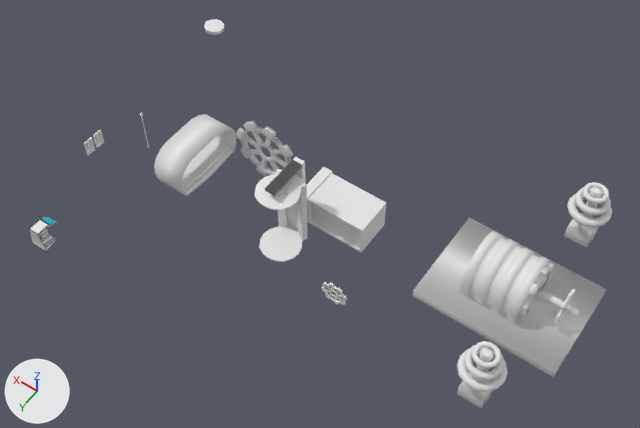
The Blender file Blender work files/space_0.2.blend as it was, and as the next commit left it.
Before and after are seen from a 50 mm lens placed at (-44.3, 15.8, 59.9), pointed at (-18.6, -20.2, 3.4). The axes (+X, +Y, +Z) are drawn at lower left. The lights are the same throughout.
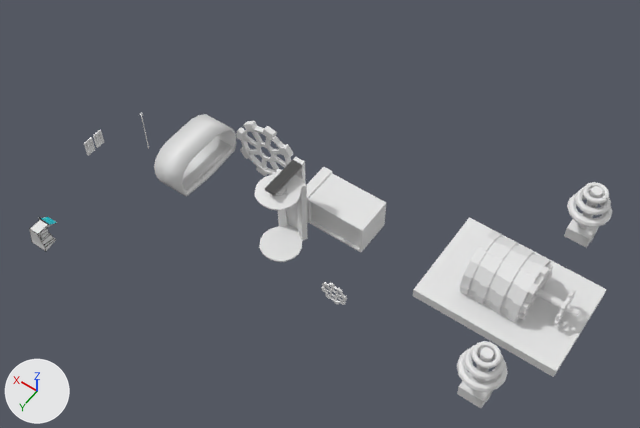
What differs and where, as boxes [x1, y1, x2, y2] in the pictures (640 x 428 px):
'Cube.001', deleted: before [204, 19, 224, 35]
part 1 of me_cylinder_001, shading changed: [236, 121, 612, 408] in both

Patch to the scene script:
```diff
--- a/Blender work files/space_0.2.blend.py
+++ b/Blender work files/space_0.2.blend.py
@@ me_cylinder_001 @@
 me_cylinder_001.from_pydata(...)  # 1740 vertices, 1703 faces; spans x -10.9..1.1, y -1.1..1.5, z -18.1..19.3
 # used by ob_engen; location = (-9.93, -23.94, 1.7); rotation_euler = (1.571, 0.0, 0.0), in degrees (90, 0, 0); scale = (2.78, 2.78, 0.569)
+# me_cylinder_001 part 1: all faces are now shaded flat (1703 of 1703 changed)
@@ ob_cube_001 @@
-ob_cube_001 = bpy.data.objects.new('Cube.001', me_cube_002)
-ob_cube_001.location = (0.0, -29.8, -0.19)
-_m = ob_cube_001.modifiers.new('Mirror', 'MIRROR')
-_m.use_clip = True
-_m = ob_cube_001.modifiers.new('EdgeSplit', 'EDGE_SPLIT')
```
